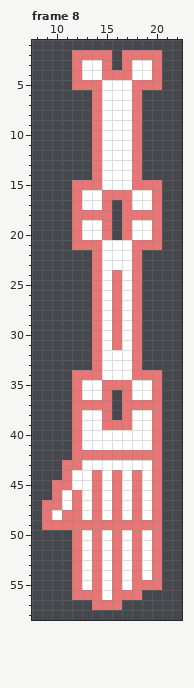
File history of a pixel-art file, Assets/Art/Skeleton/skeleton-left-arm-red.aseprite. Above: the version before the commit.
32x64 pixels, 8 frames. Shown: frame 8: x 8..22, y 1..58. The commit also changed other frames, which this record leaves out.
After the commit:
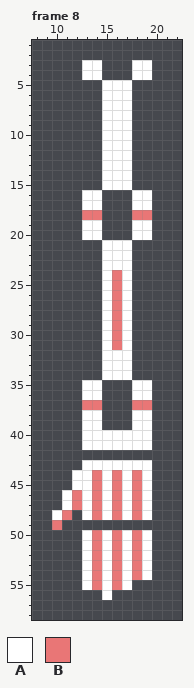
Palette (. is transparent): A #ffffff  B #e97676
The exact change:
layer "Layer 1" removed
Frame 8:
y 2: x 12..15 BBBB -> ....; x 17..20 BBBB -> ....
y 3: x 12 B -> .; x 15 B -> .; x 17 B -> .; x 20 B -> .
y 4: x 12 B -> .; x 15..17 BBB -> ...; x 20 B -> .
y 5: x 12..14 BBB -> ...; x 18..20 BBB -> ...
y 6..14: x 14 B -> .; x 18 B -> .
y 15: x 12..14 BBB -> ...; x 18..20 BBB -> ...
y 16: x 12 B -> .; x 15..17 BBB -> ...; x 20 B -> .
y 17..20: x 12 B -> .; x 15 B -> .; x 17 B -> .; x 20 B -> .
y 21: x 12..14 BBB -> ...; x 18..20 BBB -> ...
y 22..33: x 14 B -> .; x 18 B -> .
y 34: x 12..14 BBB -> ...; x 18..20 BBB -> ...
y 35: x 12 B -> .; x 15..17 BBB -> ...; x 20 B -> .
y 36..38: x 12 B -> .; x 15 B -> .; x 17 B -> .; x 20 B -> .
y 39: x 12 B -> .; x 15..17 BBB -> ...; x 20 B -> .
y 40..41: x 12 B -> .; x 20 B -> .
y 42: x 12..20 BBBBBBBBB -> .........
y 43: x 11..12 BB -> ..; x 20 B -> .
y 44: x 11 B -> .; x 20 B -> .
y 45: x 10..11 BB -> ..; x 20 B -> .
y 46: x 10 B -> .; x 20 B -> .
y 47: x 9..10 BB -> ..; x 20 B -> .
y 48: x 9 B -> .; x 12 B -> .; x 20 B -> .
y 49: x 9 B -> .; x 11..20 BBBBBBBBBB -> ..........
y 50..54: x 12 B -> .; x 20 B -> .
y 55: x 12 B -> .; x 18..20 BBB -> ...
y 56: x 12..14 BBB -> ...; x 16..18 BBB -> ...
y 57: x 14..16 BBB -> ...
